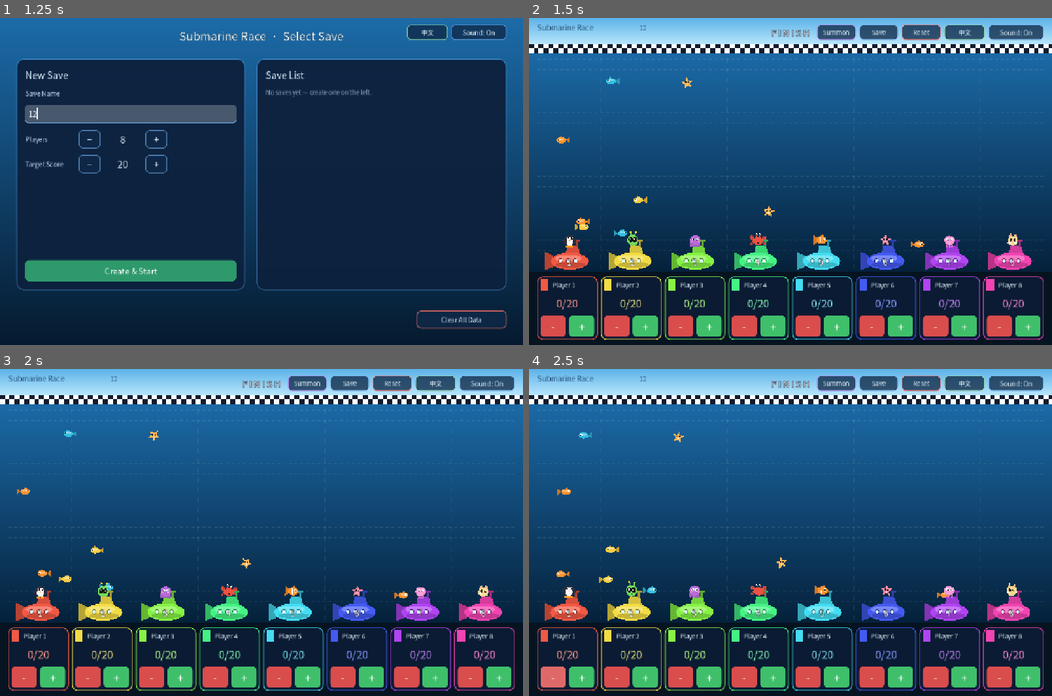
Above: before the commit, frames 1-4 (two rows, left to right).
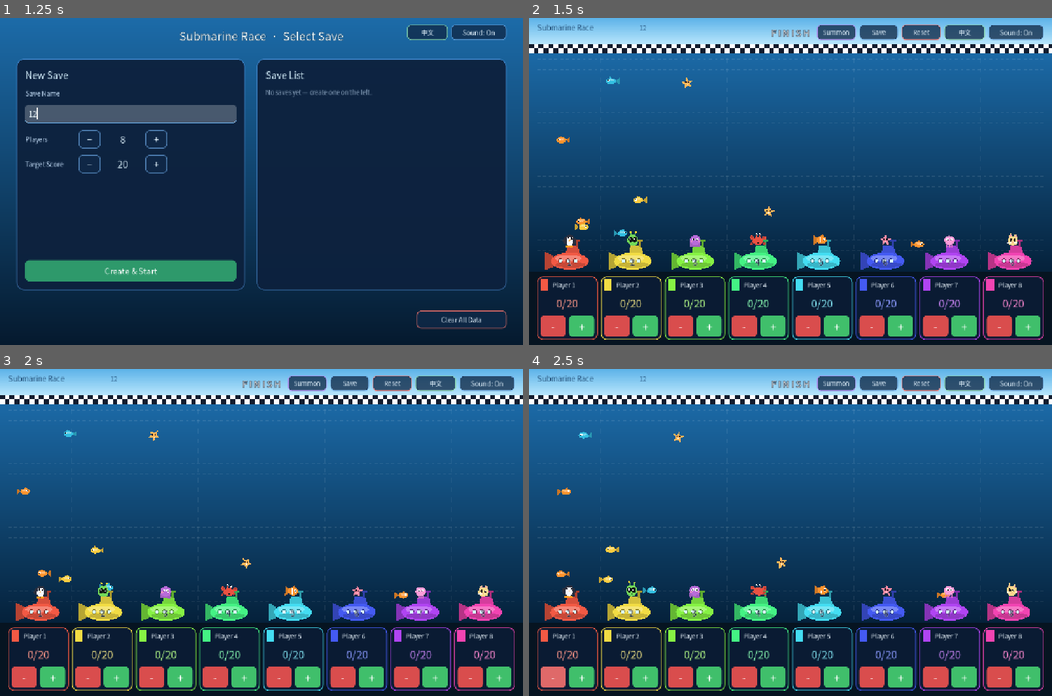
Above: after the commit, the same moments.

Repository: martin0724/godot_class_little_game
Game: Godot game, scene res://scenes/save_select.tscn
Same seed, same stepped clock (60 frames per second), same inputs: the game is played once before the commit and once after it.
Inputs (mouse positions are in pixels of both pictures, inside the frame that each line leads up to):
- Up to frame 1 (1.25 s): click (130, 112) at 0.52 s; type "12" at 0.6 s
- Up to frame 2 (1.5 s): click "Create & Start" at 1.25 s
- Up to frame 3 (2 s): no input
- Up to frame 4 (2.5 s): click "-" at 2 s

Frame 1 is identical in both runs. In frame 2, 0.1% of the frame differs, in the area x 7-93%, y 73-76%; in frame 3, less than 0.1%; in frame 4, 0.1%.

Commit message:
潜艇编号改为深色字+白描边，解决浅色艇身上看不清的问题
- 艇身颜色由彩虹色相生成、明度固定 0.95，原来的白字在白底上几乎消失：实测浅黄/黄绿/绿/青等艇身只有 1.95~2.22:1，低于 3:1 可读下限
- 改用深藏青字身 #12203A + 白色 2px 描边，字号 20、位置、尺寸均保持不变
- 真实游戏 12 艘潜艇逐像素实测：字 vs 描边全部 14.2~15.6:1，浅色艇身上字 vs 艇身提升到 10~13:1
- 配色抽成 NUMBER_FONT_COLOR / NUMBER_OUTLINE_COLOR / NUMBER_OUTLINE_SIZE 三个常量，便于后续微调

Diff:
--- a/scripts/submarine.gd
+++ b/scripts/submarine.gd
@@ -4,6 +4,13 @@
 
 const HULL_RX := 46.0  ## 艇身水平半径
 const HULL_RY := 21.0  ## 艇身垂直半径
+
+# —— 编号文字配色（方案 B：深色字 + 白描边）——
+# 艇身颜色由彩虹色相生成、明度固定，白字在浅黄 / 浅绿 / 青色艇身上会糊掉；
+# 改用深藏青字身，并在外面加一圈白描边，深色与浅色艇身都能保证轮廓清晰。
+const NUMBER_FONT_COLOR := Color(0.071, 0.125, 0.227)  # #12203A
+const NUMBER_OUTLINE_COLOR := Color(1, 1, 1, 0.95)
+const NUMBER_OUTLINE_SIZE := 2
 
 var number: int = 1
 var racer_color: Color = Color.WHITE
@@ -42,9 +49,9 @@
 	_number_label.position = Vector2(-22, -14)
 	_number_label.size = Vector2(44, 28)
 	_number_label.add_theme_font_size_override("font_size", 20)
-	_number_label.add_theme_color_override("font_color", Color(1, 1, 1))
-	_number_label.add_theme_color_override("font_outline_color", Color(0, 0, 0, 0.65))
-	_number_label.add_theme_constant_override("outline_size", 4)
+	_number_label.add_theme_color_override("font_color", NUMBER_FONT_COLOR)
+	_number_label.add_theme_color_override("font_outline_color", NUMBER_OUTLINE_COLOR)
+	_number_label.add_theme_constant_override("outline_size", NUMBER_OUTLINE_SIZE)
 	add_child(_number_label)
 
 	# 头顶宠物装饰
